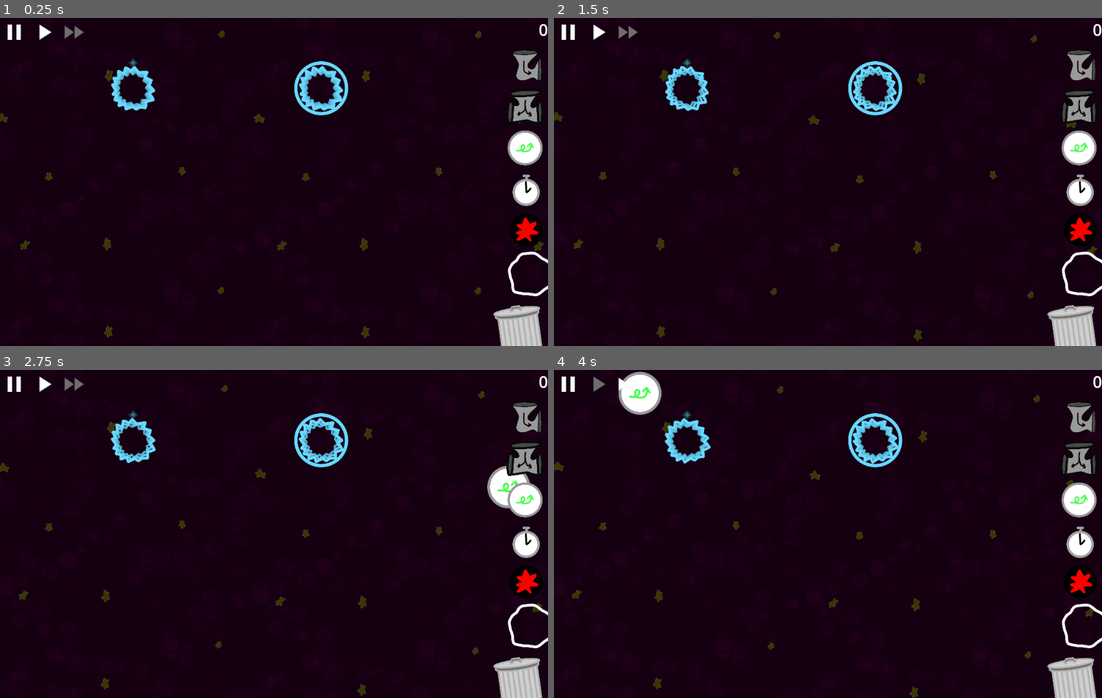
Above: before the commit, frames 1-4 (two rows, left to right).
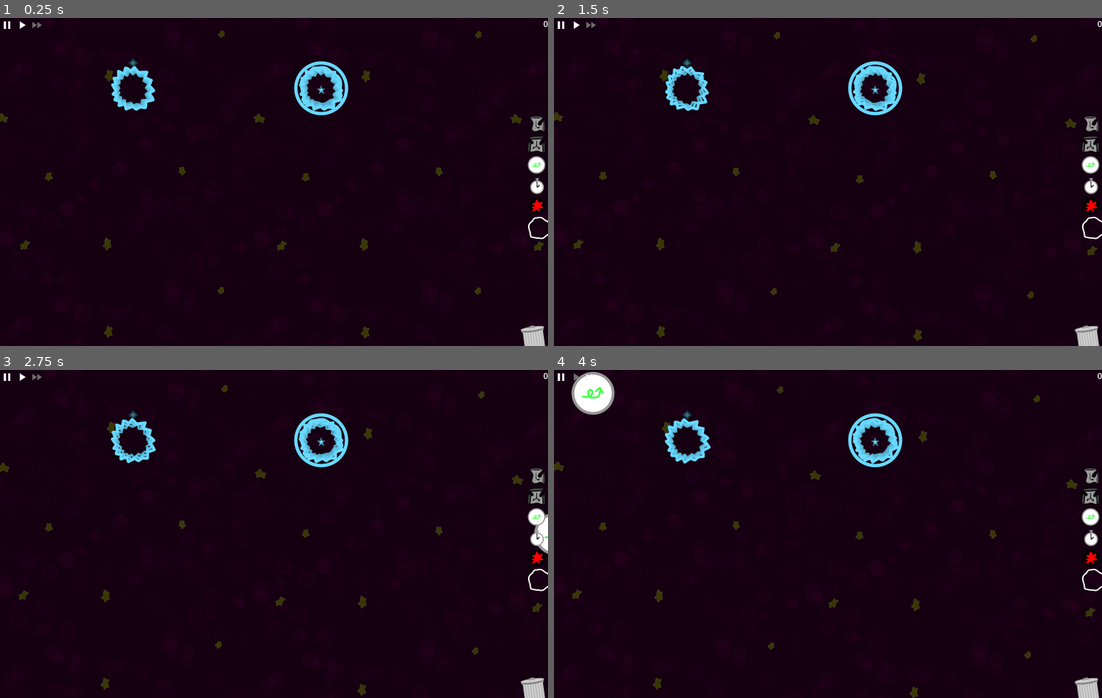
Above: after the commit, the same moments.

Repository: Adam-Gallina/ldj-55-summoning
Game: Godot game, scene res://gameboard.tscn
Two runs of this game, one before a commit and one after it. Both use one fixed random seed, a clock stepped at 60 frames per second and the inputs below. This scene is started directly instead of the project's main scene. The engine's default icon, where the game draws it, is replaced by a stand-in: a white triangle on a blue panel in a dark square.
Inputs (mouse positions are in pixels of both pictures, inside the frame that each line leads up to; where the layout moved, square brackets give the same spot in the first picture):
- Up to frame 1 (0.25 s): no input
- Up to frame 2 (1.5 s): click (575, 24) [597, 31] at 0.5 s; click (575, 24) [597, 31] at 1.25 s
- Up to frame 3 (2.75 s): click (537, 517) [531, 501] at 2 s
- Up to frame 4 (4 s): click (1091, 517) [1085, 501] at 2.75 s; click (592, 376) [625, 383] at 3.5 s

The runs differ from the first frame. In frame 1, 3.7% of the frame differs, in the area x 0-100%, y 0-100%; in frame 2, 3.7%; in frame 3, 4.3%; in frame 4, 5.1%.

Commit message:
Added indicator to output portals

Diff:
--- a/Environment/background.tscn
+++ b/Environment/background.tscn
@@ -1,7 +1,15 @@
-[gd_scene load_steps=3 format=3 uid="uid://b756ltngpqunc"]
+[gd_scene load_steps=5 format=3 uid="uid://b756ltngpqunc"]
 
 [ext_resource type="Script" path="res://Environment/background.gd" id="1_7412b"]
 [ext_resource type="Texture2D" uid="uid://5j6tpcxs03e6" path="res://Environment/Background.png" id="1_cxjvj"]
+
+[sub_resource type="Gradient" id="Gradient_inhur"]
+colors = PackedColorArray(0.0823529, 0, 0.0666667, 1, 0.0901961, 0, 0.0705882, 1)
+
+[sub_resource type="GradientTexture2D" id="GradientTexture2D_v2bbg"]
+gradient = SubResource("Gradient_inhur")
+width = 200
+height = 120
 
 [node name="Background" type="Node2D"]
 script = ExtResource("1_7412b")
@@ -178,6 +186,86 @@
 position = Vector2(2000, -3000)
 texture = ExtResource("1_cxjvj")
 
+[node name="Sprite2D57" type="Sprite2D" parent="Pivot/Images"]
+position = Vector2(0, -4000)
+texture = ExtResource("1_cxjvj")
+
+[node name="Sprite2D58" type="Sprite2D" parent="Pivot/Images"]
+position = Vector2(-1000, -4000)
+texture = ExtResource("1_cxjvj")
+
+[node name="Sprite2D59" type="Sprite2D" parent="Pivot/Images"]
+position = Vector2(-2000, -4000)
+texture = ExtResource("1_cxjvj")
+
+[node name="Sprite2D60" type="Sprite2D" parent="Pivot/Images"]
+position = Vector2(-3000, -4000)
+texture = ExtResource("1_cxjvj")
+
+[node name="Sprite2D61" type="Sprite2D" parent="Pivot/Images"]
+position = Vector2(1000, -4000)
+texture = ExtResource("1_cxjvj")
+
+[node name="Sprite2D79" type="Sprite2D" parent="Pivot/Images"]
+position = Vector2(1139.2, -5670.4)
+texture = ExtResource("1_cxjvj")
+
+[node name="Sprite2D80" type="Sprite2D" parent="Pivot/Images"]
+position = Vector2(-635.429, -5322.06)
+texture = ExtResource("1_cxjvj")
+
+[node name="Sprite2D81" type="Sprite2D" parent="Pivot/Images"]
+position = Vector2(-2618.51, -5530.51)
+texture = ExtResource("1_cxjvj")
+
+[node name="Sprite2D82" type="Sprite2D" parent="Pivot/Images"]
+position = Vector2(-4410.51, -4243.2)
+texture = ExtResource("1_cxjvj")
+
+[node name="Sprite2D83" type="Sprite2D" parent="Pivot/Images"]
+position = Vector2(-6532.57, -1059.66)
+texture = ExtResource("1_cxjvj")
+
+[node name="Sprite2D84" type="Sprite2D" parent="Pivot/Images"]
+position = Vector2(-6219.89, 1915.43)
+texture = ExtResource("1_cxjvj")
+
+[node name="Sprite2D85" type="Sprite2D" parent="Pivot/Images"]
+position = Vector2(-5175.77, 3480.69)
+texture = ExtResource("1_cxjvj")
+
+[node name="Sprite2D86" type="Sprite2D" parent="Pivot/Images"]
+position = Vector2(-3210.06, 5255.31)
+texture = ExtResource("1_cxjvj")
+
+[node name="Sprite2D87" type="Sprite2D" parent="Pivot/Images"]
+position = Vector2(-826.514, 5621.03)
+texture = ExtResource("1_cxjvj")
+
+[node name="Sprite2D88" type="Sprite2D" parent="Pivot/Images"]
+position = Vector2(599.771, 5151.09)
+texture = ExtResource("1_cxjvj")
+
+[node name="Sprite2D89" type="Sprite2D" parent="Pivot/Images"]
+position = Vector2(3313.37, 4333.71)
+texture = ExtResource("1_cxjvj")
+
+[node name="Sprite2D90" type="Sprite2D" parent="Pivot/Images"]
+position = Vector2(5174.86, 1237.03)
+texture = ExtResource("1_cxjvj")
+
+[node name="Sprite2D91" type="Sprite2D" parent="Pivot/Images"]
+position = Vector2(5157.49, -1842.29)
+texture = ExtResource("1_cxjvj")
+
+[node name="Sprite2D92" type="Sprite2D" parent="Pivot/Images"]
+position = Vector2(3417.6, -4121.6)
+texture = ExtResource("1_cxjvj")
+
+[node name="Sprite2D62" type="Sprite2D" parent="Pivot/Images"]
+position = Vector2(2000, -4000)
+texture = ExtResource("1_cxjvj")
+
 [node name="Sprite2D47" type="Sprite2D" parent="Pivot/Images"]
 position = Vector2(3000, -3000)
 texture = ExtResource("1_cxjvj")
@@ -210,6 +298,30 @@
 position = Vector2(2000, 3000)
 texture = ExtResource("1_cxjvj")
 
+[node name="Sprite2D63" type="Sprite2D" parent="Pivot/Images"]
+position = Vector2(0, 4000)
+texture = ExtResource("1_cxjvj")
+
+[node name="Sprite2D64" type="Sprite2D" parent="Pivot/Images"]
+position = Vector2(-1000, 4000)
+texture = ExtResource("1_cxjvj")
+
+[node name="Sprite2D65" type="Sprite2D" parent="Pivot/Images"]
+position = Vector2(-2000, 4000)
+texture = ExtResource("1_cxjvj")
+
+[node name="Sprite2D66" type="Sprite2D" parent="Pivot/Images"]
+position = Vector2(-3000, 4000)
+texture = ExtResource("1_cxjvj")
+
+[node name="Sprite2D67" type="Sprite2D" parent="Pivot/Images"]
+position = Vector2(1000, 4000)
+texture = ExtResource("1_cxjvj")
+
+[node name="Sprite2D68" type="Sprite2D" parent="Pivot/Images"]
+position = Vector2(2000, 4000)
+texture = ExtResource("1_cxjvj")
+
 [node name="Sprite2D55" type="Sprite2D" parent="Pivot/Images"]
 position = Vector2(3000, 3000)
 texture = ExtResource("1_cxjvj")
@@ -237,3 +349,54 @@
 [node name="Sprite2D35" type="Sprite2D" parent="Pivot/Images"]
 position = Vector2(3000, 2000)
 texture = ExtResource("1_cxjvj")
+
+[node name="Sprite2D69" type="Sprite2D" parent="Pivot/Images"]
+position = Vector2(4000, 0)
+texture = ExtResource("1_cxjvj")
+
+[node name="Sprite2D70" type="Sprite2D" parent="Pivot/Images"]
+position = Vector2(4000, -1000)
+texture = ExtResource("1_cxjvj")
+
+[node name="Sprite2D71" type="Sprite2D" parent="Pivot/Images"]
+position = Vector2(4000, -2000)
+texture = ExtResource("1_cxjvj")
+
+[node name="Sprite2D72" type="Sprite2D" parent="Pivot/Images"]
+position = Vector2(4000, 1000)
+texture = ExtResource("1_cxjvj")
+
+[node name="Sprite2D73" type="Sprite2D" parent="Pivot/Images"]
+position = Vector2(4000, 2000)
+texture = ExtResource("1_cxjvj")
+
+[node name="Sprite2D74" type="Sprite2D" parent="Pivot/Images"]
+position = Vector2(-5000, 0)
+texture = ExtResource("1_cxjvj")
+
+[node name="Sprite2D75" type="Sprite2D" parent="Pivot/Images"]
+position = Vector2(-5000, -1000)
+texture = ExtResource("1_cxjvj")
+
+[node name="Sprite2D76" type="Sprite2D" parent="Pivot/Images"]
+position = Vector2(-5000, -2000)
+texture = ExtResource("1_cxjvj")
+
+[node name="Sprite2D77" type="Sprite2D" parent="Pivot/Images"]
+position = Vector2(-5000, 1000)
+texture = ExtResource("1_cxjvj")
+
+[node name="Sprite2D78" type="Sprite2D" parent="Pivot/Images"]
+position = Vector2(-5000, 2000)
+texture = ExtResource("1_cxjvj")
+
+[node name="ParallaxBackground" type="ParallaxBackground" parent="."]
+scroll_ignore_camera_zoom = true
+
+[node name="ParallaxLayer" type="ParallaxLayer" parent="ParallaxBackground"]
+motion_scale = Vector2(0, 0)
+
+[node name="Sprite2D" type="Sprite2D" parent="ParallaxBackground/ParallaxLayer"]
+scale = Vector2(10, 10)
+texture = SubResource("GradientTexture2D_v2bbg")
+centered = false
--- a/PortalSpawner.gd
+++ b/PortalSpawner.gd
@@ -8,7 +8,9 @@
     var portal_summon_id : int
 
     var inputs = []
+    var input_rate = 0
     var outputs = []
+    var output_rate = 0
 
 @export var PortalInputScene : PackedScene
 @export var PortalOutputScene : PackedScene
@@ -42,6 +44,7 @@
     var p = PortalInputScene.instantiate()
     p.SummonedObject = series.portal_summon
     p.set_summon_dir(randi() % 4 + 1)
+    # Random between (2, 4, 8)
     p.set_summon_rate(2 ** (randi() % 3 + 1) if spawn_rate == -1 else spawn_rate)
     get_parent().add_child(p)
 
@@ -55,9 +58,12 @@
     return p
 
 
-func spawn_output_portal(series : PortalSeries, grid_pos : Vector2i):
+func spawn_output_portal(series : PortalSeries, grid_pos : Vector2i, empty_rate=-1):
     var p = PortalOutputScene.instantiate()
     p.FilteredObject = series.portal_summon_id
+    # Random between (1, 2, 4, 8)
+    p.set_empty_rate(2 ** (randi() % 4) if empty_rate == -1 else empty_rate)
+
     get_parent().add_child(p)
 
     p.position = GridController.to_world_pos(grid_pos)
--- a/Portals/OutputPortal.gd
+++ b/Portals/OutputPortal.gd
@@ -17,7 +17,11 @@
 
 func set_empty_rate(rate : int):
     EmptyRate = rate
-    _next_gain = min(_next_gain, EmptyRate)
+    _next_gain = EmptyRate if _next_gain == null else min(_next_gain, EmptyRate)
+
+    get_node('%EveryFour').visible = rate < 8
+    get_node('%EveryTwo').visible = rate < 4
+    get_node('%EveryOne').visible = rate == 1
 
 func summon_interact(summon : SummonObject):
     if summon.ObjectNum == FilteredObject:
--- a/Portals/OutputPortal.tscn
+++ b/Portals/OutputPortal.tscn
@@ -1,7 +1,9 @@
-[gd_scene load_steps=3 format=3 uid="uid://cuj2dyvmh6pco"]
+[gd_scene load_steps=5 format=3 uid="uid://cuj2dyvmh6pco"]
 
 [ext_resource type="Script" path="res://Portals/OutputPortal.gd" id="1_sqvke"]
 [ext_resource type="Texture2D" uid="uid://djak53wmpt7ud" path="res://Portals/Images/Portal_Round.png" id="2_6h1fp"]
+[ext_resource type="Texture2D" uid="uid://bneflosr5lhx4" path="res://UI/Icons/Star.png" id="3_qrvbp"]
+[ext_resource type="PackedScene" uid="uid://bjv34e88k18ve" path="res://Portals/Images/wobbly_portal.tscn" id="4_60y7b"]
 
 [node name="OutputPortal" type="Node2D"]
 modulate = Color(0.466667, 0.466667, 0.466667, 1)
@@ -25,3 +27,75 @@
 value = 4.0
 fill_mode = 4
 texture_progress = ExtResource("2_6h1fp")
+
+[node name="EveryOne" type="TextureRect" parent="TextureProgressBar"]
+unique_name_in_owner = true
+layout_mode = 1
+anchors_preset = 8
+anchor_left = 0.5
+anchor_top = 0.5
+anchor_right = 0.5
+anchor_bottom = 0.5
+offset_left = -37.0
+offset_top = -53.0
+offset_right = 2.99998
+offset_bottom = -13.0
+grow_horizontal = 2
+grow_vertical = 2
+scale = Vector2(1.80083, 1.80083)
+texture = ExtResource("3_qrvbp")
+expand_mode = 1
+
+[node name="EveryTwo" type="TextureRect" parent="TextureProgressBar"]
+unique_name_in_owner = true
+layout_mode = 1
+anchors_preset = 8
+anchor_left = 0.5
+anchor_top = 0.5
+anchor_right = 0.5
+anchor_bottom = 0.5
+offset_left = 13.0
+offset_top = -26.0
+offset_right = 53.0
+offset_bottom = 14.0
+grow_horizontal = 2
+grow_vertical = 2
+rotation = 0.321141
+texture = ExtResource("3_qrvbp")
+expand_mode = 1
+
+[node name="EveryFour" type="TextureRect" parent="TextureProgressBar"]
+unique_name_in_owner = true
+layout_mode = 1
+anchors_preset = 8
+anchor_left = 0.5
+anchor_top = 0.5
+anchor_right = 0.5
+anchor_bottom = 0.5
+offset_left = -51.0
+offset_top = -12.0
+offset_right = -11.0
+offset_bottom = 28.0
+grow_horizontal = 2
+grow_vertical = 2
+rotation = -0.321547
+texture = ExtResource("3_qrvbp")
+expand_mode = 1
+
+[node name="EveryEight" type="TextureRect" parent="TextureProgressBar"]
+layout_mode = 1
+anchors_preset = 8
+anchor_left = 0.5
+anchor_top = 0.5
+anchor_right = 0.5
+anchor_bottom = 0.5
+offset_left = -20.0
+offset_top = -13.0
+offset_right = 20.0
+offset_bottom = 27.0
+grow_horizontal = 2
+grow_vertical = 2
+texture = ExtResource("3_qrvbp")
+expand_mode = 1
+
+[node name="WobblyPortal" parent="." instance=ExtResource("4_60y7b")]
--- a/game_controller.gd
+++ b/game_controller.gd
@@ -21,8 +21,8 @@
 @export var MaxTimeBetweenSpawns : int = 25
 @onready var _max_tick_spawns : int = int(MaxTimeBetweenSpawns / GridController.TickSpeed)
 var _next_spawn : int = -1
-@export var ChanceForNewOutput : float = .4
-@export var ChanceForNewSeries : float = .25
+@export var ChanceForNewOutput : float = .25
+@export var ChanceForNewSeries : float = .35
 @export var ChanceForNoNewInput : float = .35
 
 var _series : Array[PortalSpawner.PortalSeries] = []
@@ -49,9 +49,11 @@
 	_series.append(portal_spawner.get_new_portal_series())
 	var input_pos = portal_spawner.get_portal_spawn_pos()
 	_series[0].inputs.append(portal_spawner.spawn_input_portal(_series[0], input_pos, 8))
+	_series[0].input_rate += 1
 
 	var output_pos = portal_spawner.get_portal_spawn_pos()
-	_series[0].outputs.append(portal_spawner.spawn_output_portal(_series[0], output_pos))
+	_series[0].outputs.append(portal_spawner.spawn_output_portal(_series[0], output_pos, 8))
+	_series[0].output_rate += 1
 
 	_next_spawn = randi_range(_min_tick_spawns, _max_tick_spawns)
 
@@ -86,24 +88,56 @@
 	_next_spawn -= 1
 
 	if _next_spawn == 0:
+		var spawn_successful = false
+
+
 		var s : PortalSpawner.PortalSeries
 
 		if portal_spawner.can_get_series() and randf() <= ChanceForNewSeries:
 			s = portal_spawner.get_new_portal_series()
 			_series.append(s)
-
-			var output_pos = portal_spawner.get_portal_spawn_pos()
-			s.outputs.append(portal_spawner.spawn_output_portal(s, output_pos))
 		else:
 			s = _series.pick_random()
 
-			if randf() <= ChanceForNewOutput:
-				var output_pos = portal_spawner.get_portal_spawn_pos()
-				s.outputs.append(portal_spawner.spawn_output_portal(s, output_pos))
-			else:
-				pass # Make output bigger
+		var eligible_upgrades = []
+		for out in s.outputs:
+			if out.EmptyRate == 1:
+				continue
+			if s.input_rate - s.output_rate >= 8 / out.EmptyRate:
+				eligible_upgrades.append(out)
 
-		var input_pos = portal_spawner.get_portal_spawn_pos()
-		s.inputs.append(portal_spawner.spawn_input_portal(s, input_pos))
 
-		_next_spawn = randi_range(_min_tick_spawns, _max_tick_spawns)
+		if eligible_upgrades.size() == 0 or randf() <= ChanceForNewOutput:
+			var input_pos = portal_spawner.get_portal_spawn_pos()
+			var output_pos = portal_spawner.get_portal_spawn_pos()
+
+			if input_pos != null and output_pos != null:
+				s.inputs.append(portal_spawner.spawn_input_portal(s, input_pos))
+				s.input_rate += int(8 / s.inputs[-1].SummonRate)
+
+				s.outputs.append(portal_spawner.spawn_output_portal(s, output_pos, 8))
+				s.output_rate += 1
+
+				spawn_successful = true
+		else:
+			var upgrade = eligible_upgrades.pick_random()
+
+			if upgrade.EmptyRate == 8:
+				upgrade.set_empty_rate(4)
+				s.output_rate += 1
+			elif upgrade.EmptyRate == 4:
+				upgrade.set_empty_rate(2)
+				s.output_rate += 2
+			elif upgrade.EmptyRate == 2:
+				upgrade.set_empty_rate(1)
+				s.output_rate += 4
+
+			if not randf() <= ChanceForNewOutput:
+				var input_pos = portal_spawner.get_portal_spawn_pos()
+				if input_pos != null:
+					s.inputs.append(portal_spawner.spawn_input_portal(s, input_pos))
+					s.input_rate += int(8 / s.inputs[-1].SummonRate)
+
+			spawn_successful = true
+
+		if spawn_successful: _next_spawn = randi_range(_min_tick_spawns, _max_tick_spawns)
--- a/project.godot
+++ b/project.godot
@@ -23,8 +23,8 @@
 
 [display]
 
-window/size/viewport_width=1000
-window/size/viewport_height=600
+window/size/viewport_width=2000
+window/size/viewport_height=1200
 window/stretch/mode="viewport"
 
 [input]
--- a/test.tscn
+++ b/test.tscn
@@ -82,5 +82,5 @@
 [node name="OutputPortal" parent="Test" instance=ExtResource("3_okjl1")]
 position = Vector2(-599, -427)
 
-[node name="WobblyPortal" parent="Test/OutputPortal" instance=ExtResource("7_7lc4t")]
+[node name="WobblyPortal2" parent="Test/OutputPortal" instance=ExtResource("7_7lc4t")]
 modulate = Color(0.376471, 0.847059, 0.372549, 1)
Binary file added: UI/Icons/Star.png
Not shown, added: UI/Icons/Star.png.import
